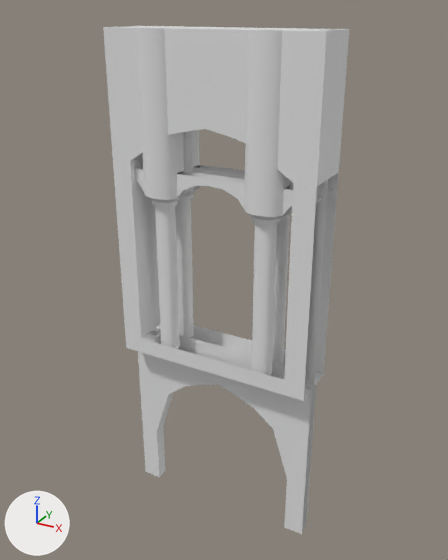
Renders of the FBX model Assets/Davido/Mid/MidModular.fbx from each side of a commit.
One viewpoint serves both versions: a 50 mm lens placed at (32.8, -42.8, 58.4), pointed at (8.9, 0.8, 36.6). Lighting does not change. The marker at lower left points along +X, +Y and +Z.

Script lines for the objects in view, before the commit:
```python
me_plane_004 = bpy.data.meshes.new('Plane.004')
me_plane_004.from_pydata(...)  # 879 vertices, 776 faces; spans x -9.0..9.0, y -2.7..2.7, z 12.8..57.0
ob_plane_002 = bpy.data.objects.new('Plane.002', me_plane_004)
ob_plane_002.location = (9.0, 0.0, 0.0)
```
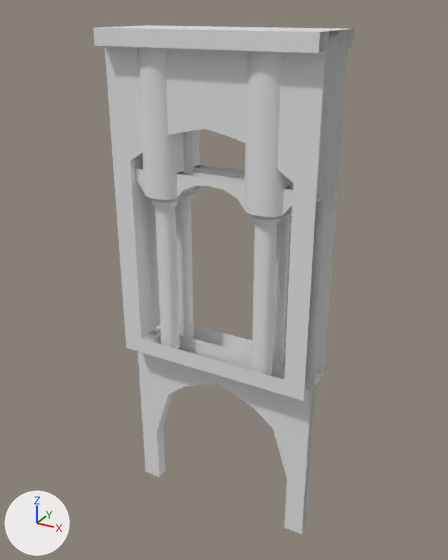
Patch to the scene script:
```diff
--- a/Assets/Davido/Mid/MidModular.fbx.py
+++ b/Assets/Davido/Mid/MidModular.fbx.py
@@ me_plane_004 @@
 # used by ob_plane_002; location = (9.0, 0.0, 0.0)
-me_plane_004.from_pydata(...)  # 879 vertices, 776 faces; spans x -9.0..9.0, y -2.7..2.7, z 12.8..57.0
+me_plane_004.from_pydata(...)  # 942 vertices, 828 faces; spans x -9.0..9.0, y -3.5..3.5, z 12.8..57.0
+# me_plane_004 part 1
+# 28 faces are deleted
+# 58 vertices in x -6.2..6.2, y -2.7..2.7, z 57.0 move by (0.0, 0.0, -0.8)
+# 12 new vertices lie (0.0, 0.0, 8.9) away from vertices in x -9.0..9.0, y -2.3..2.3, z 46.9
+# 13 new vertices lie (0.0, 1.2, 0.0) away from vertices in x -9.0..9.0, y 2.3, z 55.8..57.0
+# 13 new vertices lie (0.0, -1.2, 0.0) away from vertices in x -9.0..9.0, y -2.3, z 55.8..57.0
+# 15 new vertices lie (0.0, 0.0, -1.2) away from vertices in x -3.6..3.6, y -3.5..3.5, z 57.0
+# 5 new vertices lie (0.0, -1.2, 0.0) away from vertices in x -3.6..3.6, y 3.5, z 55.8
+# 5 new vertices lie (0.0, 1.2, 0.0) away from vertices in x -3.6..3.6, y -3.5, z 55.8
+# 80 new faces join them
```

Pixel boxes [x1, y1, x2, y2] of what changed, in the pictures (448 x 560 px):
'Plane.002', reshaped (6% wider)
    before: [103, 26, 349, 534]
    after: [93, 25, 355, 534]
part 1 of me_plane_004, built on
    before: [103, 26, 349, 190]
    after: [93, 25, 355, 190]
